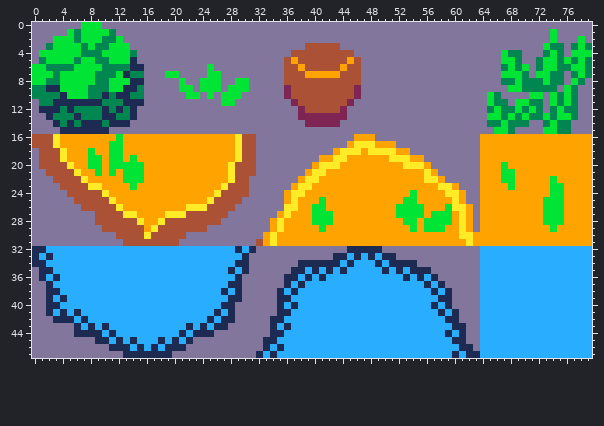
Sprite sheet, stored at maps/Tileset.png. The first picture shows the starting point.
The file is 80x48 pixels.
After:
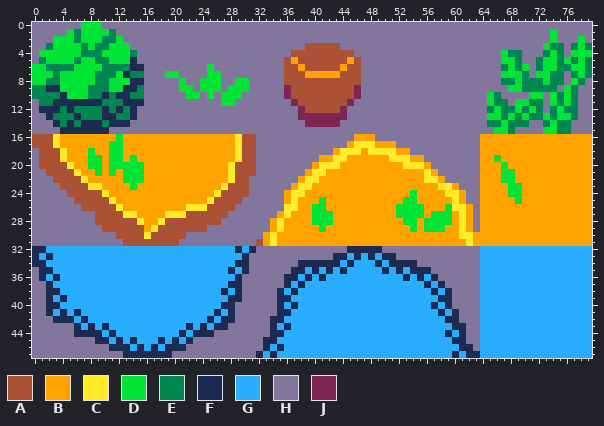
Palette (. is transparent): A #ab5236  B #ffa300  C #ffec27  D #00e436  E #008751  F #1d2b53  G #29adff  H #83769c  J #7e2553
Diff:
y 19: x 66 B -> D
y 22: x 74 D -> B
y 23: x 69 B -> D; x 74..75 DD -> BB
y 24: x 68..69 BB -> DD; x 74..75 DD -> BB
y 25: x 69 B -> D; x 73..75 DDD -> BBB
y 26..28: x 73..75 DDD -> BBB
y 29: x 74 D -> B
Where, in picture pixels (left, top, right, bottom), the same in both pictures:
changed: (494, 155, 564, 232)
